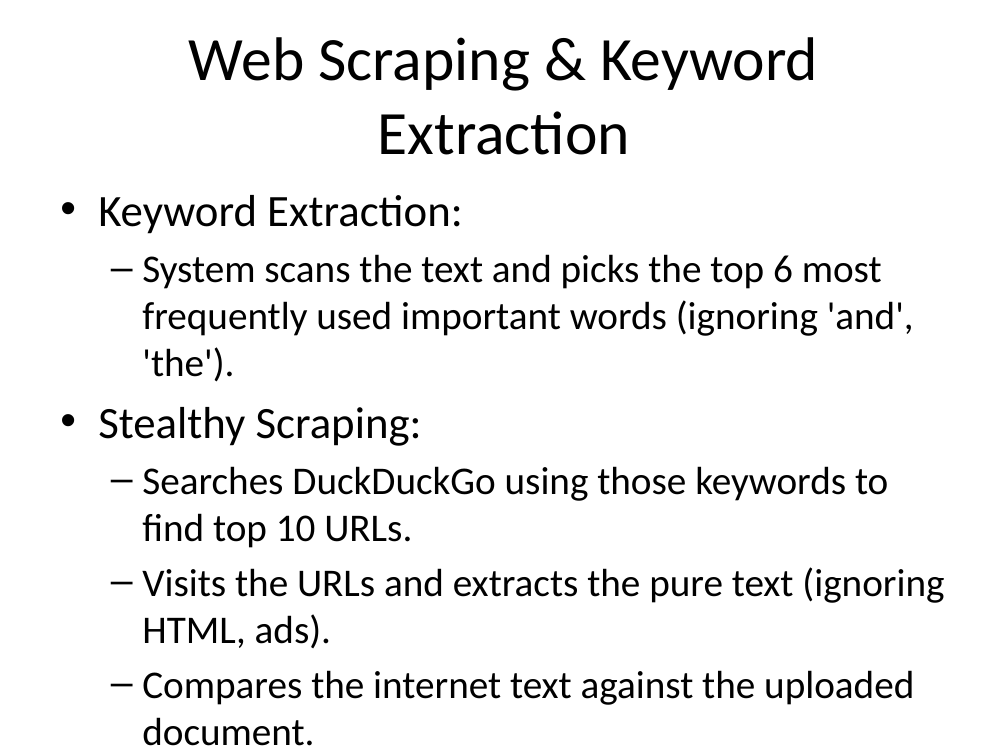
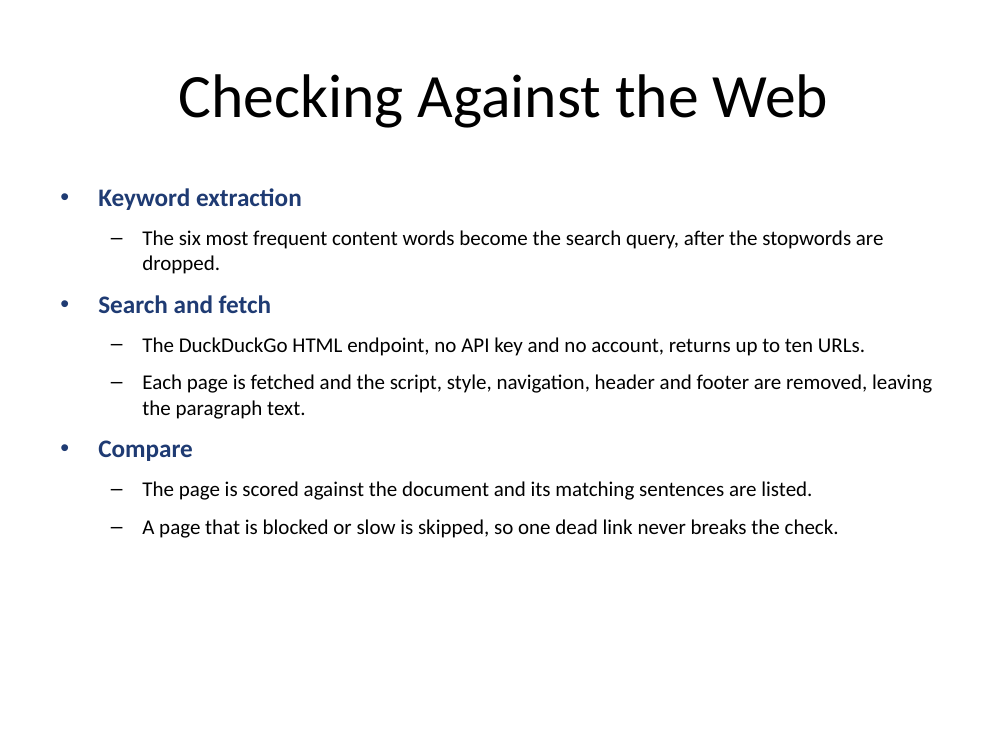
Before and after one commit to Neon17/plagiraism-detector-gces, a slide deck: slide 9 of Plagiarism_Detector_Presentation.pptx (slide 4 before the commit). Drawn at 1008x756 pixels with LibreOffice and Linux fonts; fonts in the diff are those of the drawing. Boxes give left, top, right and bottom in pixels: in the first picture for what was removed or moved away, otherwise in the second. Text is boxed around its words. In the diff, an @@ line names an element or a change of style, - is before the commit and + after.

```diff
--- a/Plagiarism_Detector_Presentation.pptx
+++ b/Plagiarism_Detector_Presentation.pptx
@@ title at (x1=179, y1=74, x2=829, y2=128): text changed @@
-Web Scraping & Keyword Extraction
+Checking Against the Web
@@ text at (x1=98, y1=188, x2=932, y2=538): text changed; size 28 to 15 pt @@
-• Keyword Extraction:
-  – System scans the text and picks the top 6 most frequently used important words (ignoring 'and', 'the').
-• Stealthy Scraping:
-  – Searches DuckDuckGo using those keywords to find top 10 URLs.
-  – Visits the URLs and extracts the pure text (ignoring HTML, ads).
-  – Compares the internet text against the uploaded document.
+• Keyword extraction
+  – The six most frequent content words become the search query, after the stopwords are dropped.
+• Search and fetch
+  – The DuckDuckGo HTML endpoint, no API key and no account, returns up to ten URLs.
+  – Each page is fetched and the script, style, navigation, header and footer are removed, leaving the paragraph text.
+• Compare
+  – The page is scored against the document and its matching sentences are listed.
+  – A page that is blocked or slow is skipped, so one dead link never breaks the check.
```
Also in this commit, not shown: 3 other slides changed, 15 slides added, 2 slides removed, 1 other file.
